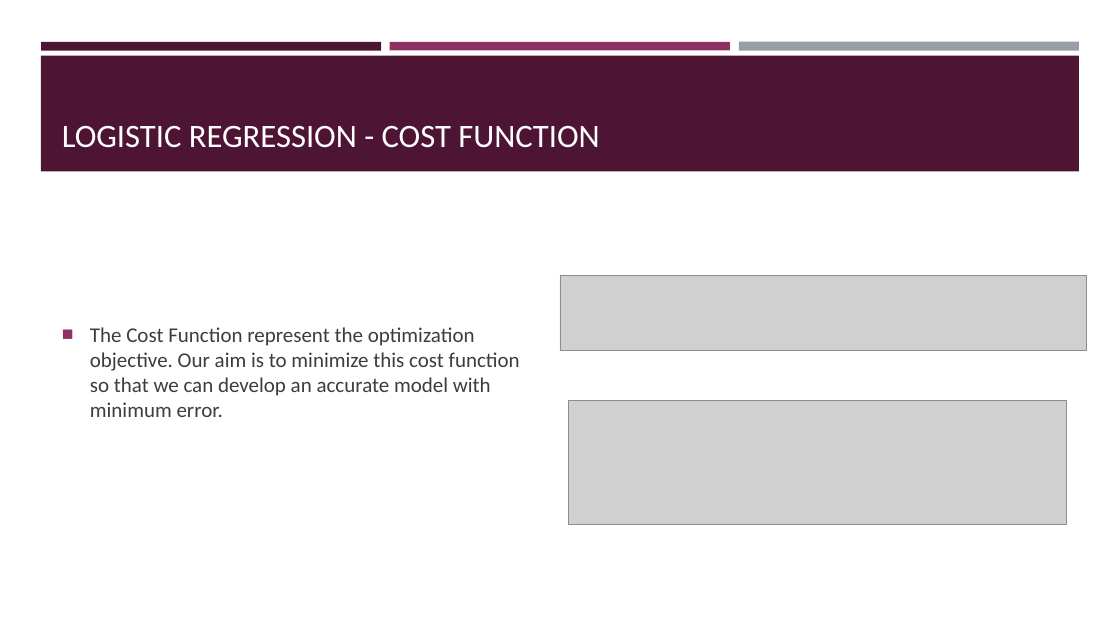
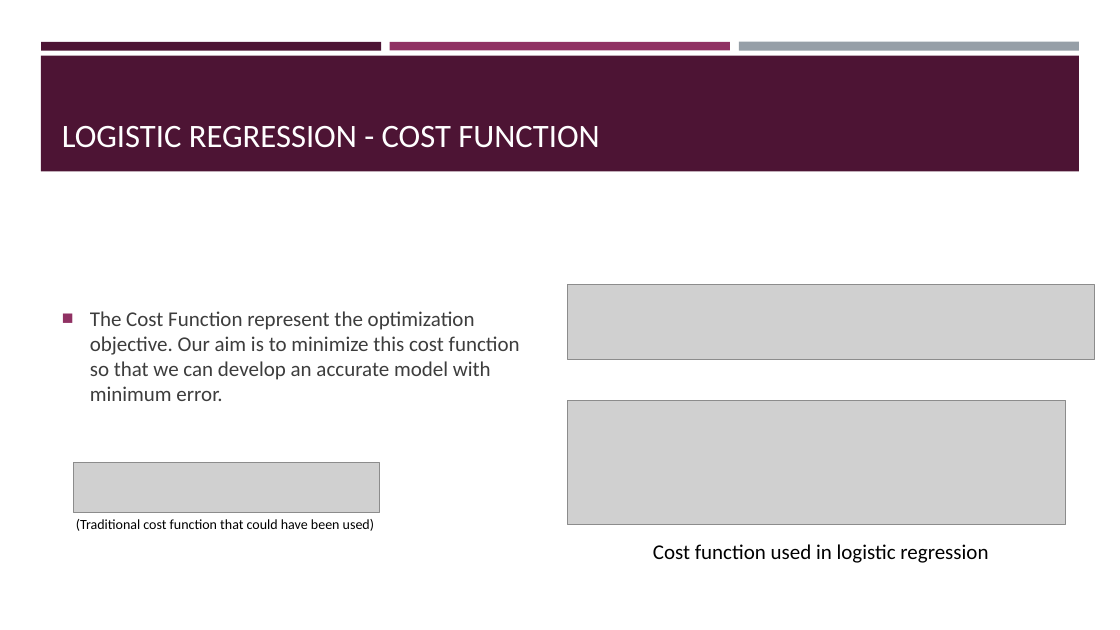
Before and after one commit to fortyTwo102/bioinformatics, a slide deck: slide 19 of reports/Final Reports/GROUP 13 - PPT.pptx (slide 18 before the commit). Drawn at 1120x630 pixels with LibreOffice and Linux fonts; fonts in the diff are those of the drawing; grey boxes stand for pictures. Boxes give left, top, right and bottom in pixels: in the first picture for what was removed or moved away, otherwise in the second. Text is boxed around its words. In the diff, an @@ line names an element or a change of style, - is before the commit and + after.

```diff
--- a/reports/Final Reports/GROUP 13 - PPT.pptx
+++ b/reports/Final Reports/GROUP 13 - PPT.pptx
@@ text "The Cost Function represent the ...": place and size @@
-text "The Cost Function represent the ..." at (90, 327, 520, 417)
+text "The Cost Function represent the ..." at (90, 311, 520, 401)
@@ picture: place and size @@
-picture at (560, 276, 1087, 350)
+picture at (568, 285, 1095, 360)
@@ picture added at (73, 463, 380, 513) @@
@@ text added at (76, 519, 374, 531), 12 pt, text #000000 @@
+(Traditional cost function that could have been used)
@@ text added at (653, 544, 988, 563), 18 pt, text #000000 @@
+Cost function used in logistic regression
```
Also in this commit, not shown: 9 other slides changed, 3 slides added, 20 other files.
